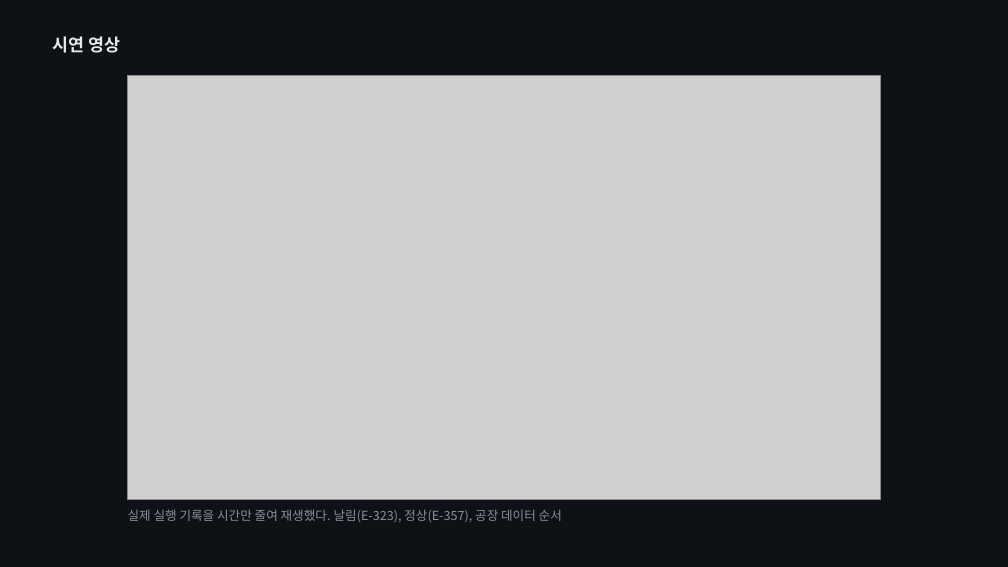
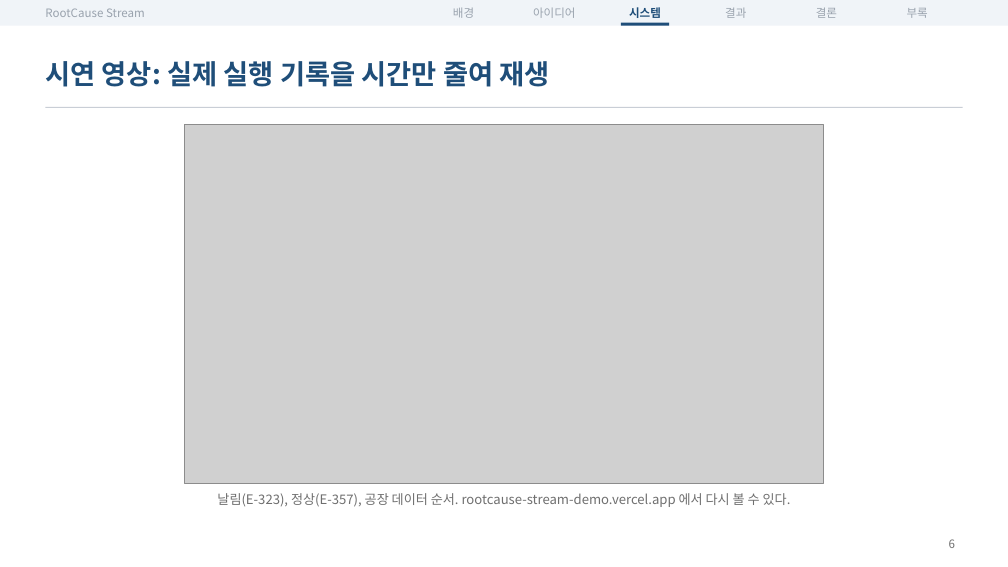
Before and after one commit to dlwogud/rootcause-stream, a slide deck: slide 6 of deck/RootCause_Stream_발표자료.pptx. Drawn at 1008x567 pixels with LibreOffice and Linux fonts; fonts in the diff are those of the drawing; grey boxes stand for pictures. Boxes give left, top, right and bottom in pixels: in the first picture for what was removed or moved away, otherwise in the second. Text is boxed around its words. In the diff, an @@ line names an element or a change of style, - is before the commit and + after.

```diff
--- a/deck/RootCause_Stream_발표자료.pptx
+++ b/deck/RootCause_Stream_발표자료.pptx
@@ background #0E1116 to #FFFFFF @@
@@ rectangle added at [0,0,1008,26], fill #F0F4F8 @@
@@ text added at [45,8,145,17], 11 pt, text #9AA3AE @@
+RootCause Stream
@@ text added at [453,8,474,18], 11 pt, text #9AA3AE @@
+배경
@@ text added at [533,7,576,18], 11 pt, text #9AA3AE @@
+아이디어
@@ rectangle added at [621,23,669,26], fill #1F4E79 @@
@@ text added at [629,7,661,18], 11 pt, text #1F4E79, bold @@
+시스템
@@ text added at [725,8,746,18], 11 pt, text #9AA3AE @@
+결과
@@ text added at [816,7,837,18], 11 pt, text #9AA3AE @@
+결론
@@ text added at [907,8,928,18], 11 pt, text #9AA3AE @@
+부록
@@ title "시연 영상: 실제 실행 기록을 ..." at [45,61,550,87]: vertical alignment top to middle @@
@@ title at [45,61,550,87]: text changed; size 16.5 to 26 pt; text colour #E6E8EB to #1F4E79 @@
-시연 영상
+시연 영상: 실제 실행 기록을 시간만 줄여 재생
@@ line added from (45, 107) to (963, 107), #C9CED6 1 pt @@
@@ picture: place and size @@
-picture at [128,76,881,499]
+picture at [185,125,823,484]
@@ text at [217,493,791,507]: text changed; size 12 to 12.5 pt; text colour #8A9099 to #6F6F6F @@
-실제 실행 기록을 시간만 줄여 재생했다. 날림(E-323), 정상(E-357), 공장 데이터 순서
+날림(E-323), 정상(E-357), 공장 데이터 순서. rootcause-stream-demo.vercel.app 에서 다시 볼 수 있다.
@@ page number added at [949,539,955,548], 11 pt, text #6F6F6F @@
+6
```
Also in this commit, not shown: 18 other slides changed, 4 other files.
